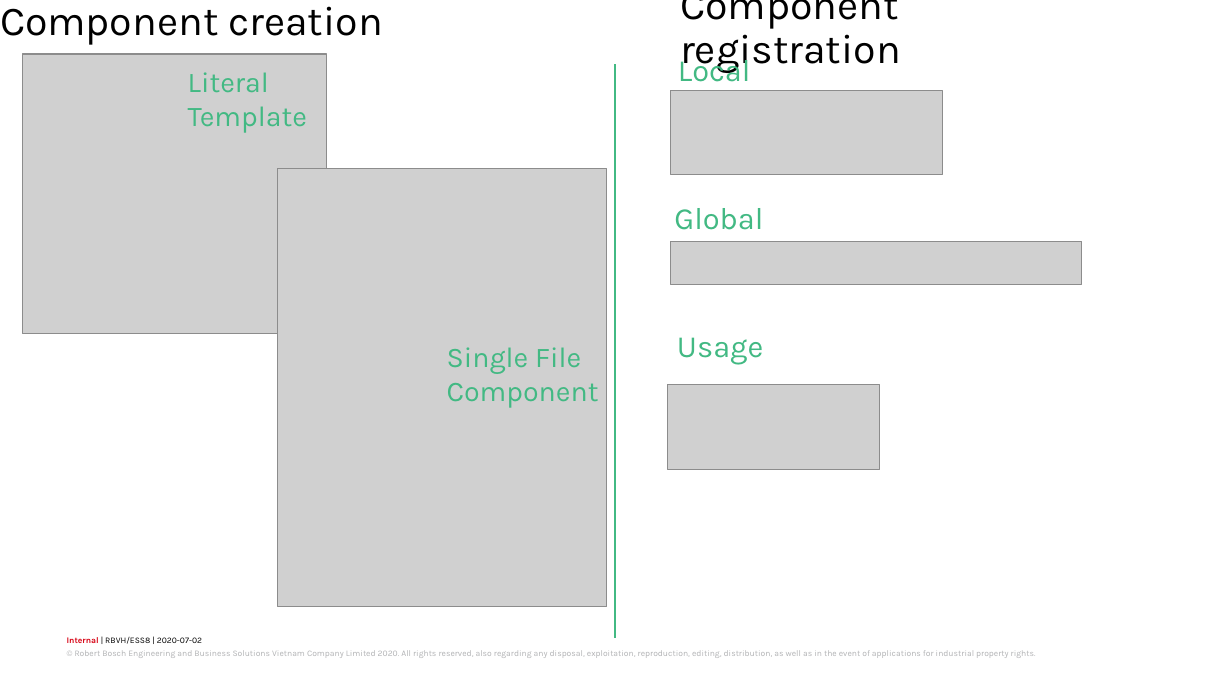
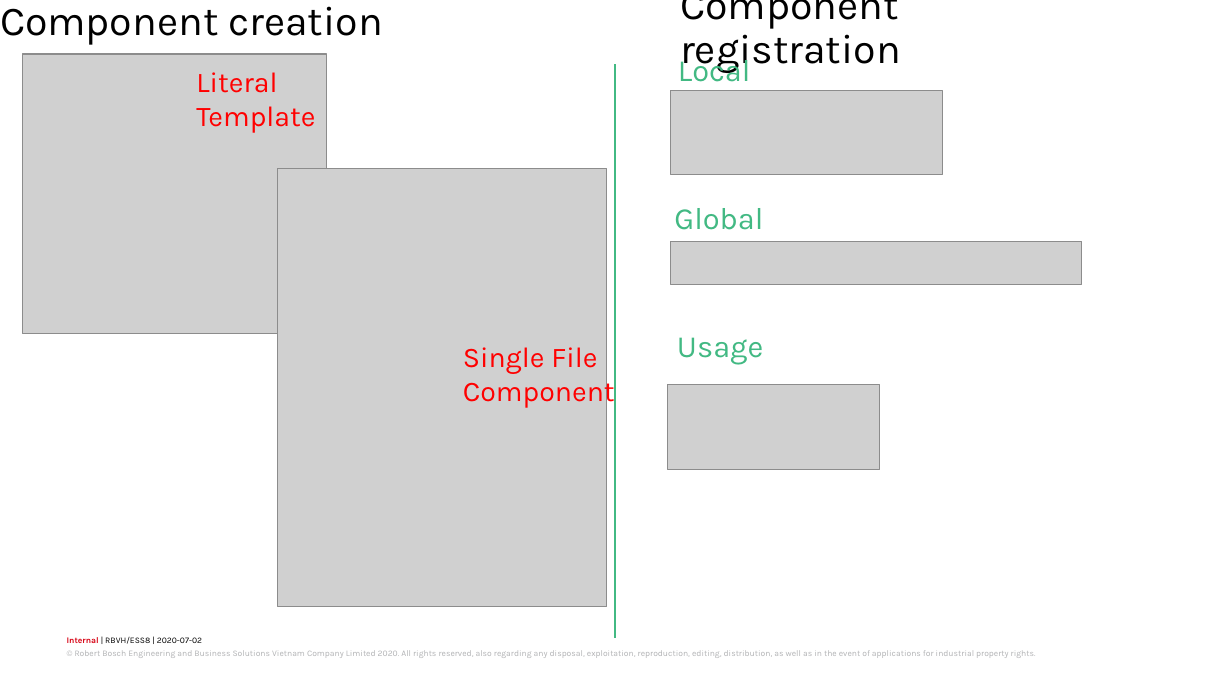
Before and after one commit to trancongduynguyen1997/sample-todo, a slide deck: slide 33 of Trần Công Duy Nguyên – EDA34.pptx. Drawn at 1232x693 pixels with LibreOffice and Linux fonts; fonts in the diff are those of the drawing; grey boxes stand for pictures; background and template pictures are left out. Boxes give left, top, right and bottom in pixels: in the first picture for what was removed or moved away, otherwise in the second. Text is boxed around its words. In the diff, an @@ line names an element or a change of style, - is before the commit and + after.

```diff
--- a/Trần Công Duy Nguyên – EDA34.pptx
+++ b/Trần Công Duy Nguyên – EDA34.pptx
@@ text "Literal Template" moved from (x1=188, y1=72, x2=307, y2=133) to (x1=196, y1=72, x2=315, y2=133) @@
@@ text "Literal Template" at (x1=196, y1=72, x2=315, y2=133): text colour #42B983 to #FF0000 @@
@@ text "Single File Component" at (x1=463, y1=347, x2=615, y2=408): text colour #42B983 to #FF0000 @@
@@ text "Single File Component" moved from (x1=447, y1=347, x2=599, y2=408) to (x1=463, y1=347, x2=615, y2=408) @@
```
Also in this commit, not shown: 9 other slides changed.
